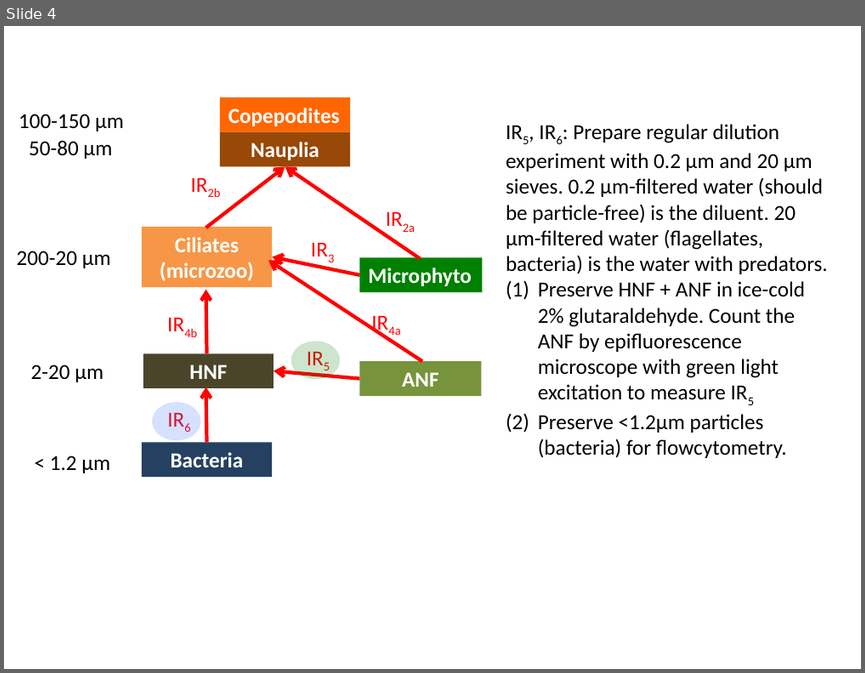
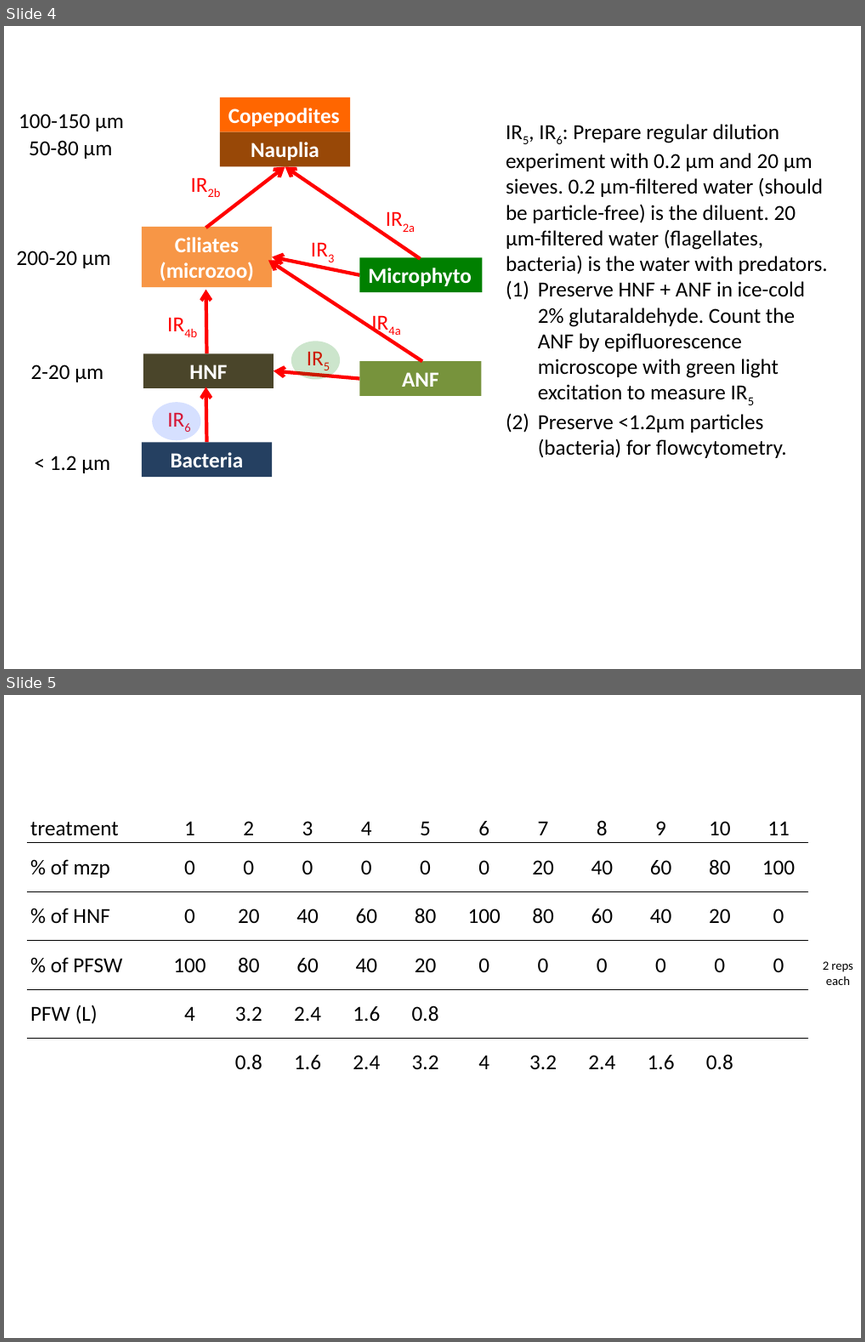
Before and after one commit to OscarFHC/FLOWinWEB, a slide deck: Proposals/ExperimentDesignProductionTTE_JapanCruise.pptx. Shown one above the other, each under a label of ours: slide 4 before the commit, slides 4 and 5 after it. The pictures are 865x673 and 865x1342 pixels, drawn with LibreOffice and Linux fonts; fonts in the diff are those of the drawing. Boxes give left, top, right and bottom in pixels: in the first picture for what was removed or moved away, otherwise in the second. Text is boxed around its words. In the diff, an @@ line names an element or a change of style, - is before the commit and + after.

```diff
--- a/Proposals/ExperimentDesignProductionTTE_JapanCruise.pptx
+++ b/Proposals/ExperimentDesignProductionTTE_JapanCruise.pptx
@@ slide 5 added at bbox=[4, 695, 861, 1338], background #FFFFFF @@
@@ table added at bbox=[27, 813, 812, 1087], 6 rows, 12 columns @@
+treatment | 1 | 2 | 3 | 4 | 5 | 6 | 7 | 8 | 9 | 10 | 11
+% of mzp | 0 | 0 | 0 | 0 | 0 | 0 | 20 | 40 | 60 | 80 | 100
+% of HNF | 0 | 20 | 40 | 60 | 80 | 100 | 80 | 60 | 40 | 20 | 0
+% of PFSW | 100 | 80 | 60 | 40 | 20 | 0 | 0 | 0 | 0 | 0 | 0
+PFW (L) | 4 | 3.2 | 2.4 | 1.6 | 0.8 |  |  |  |  |  | 
+ |  | 0.8 | 1.6 | 2.4 | 3.2 | 4 | 3.2 | 2.4 | 1.6 | 0.8 | 
@@ text added at bbox=[823, 961, 853, 985], 10.5 pt, text #000000 @@
+2 reps each
```
Also in this commit, not shown: 1 other file.
